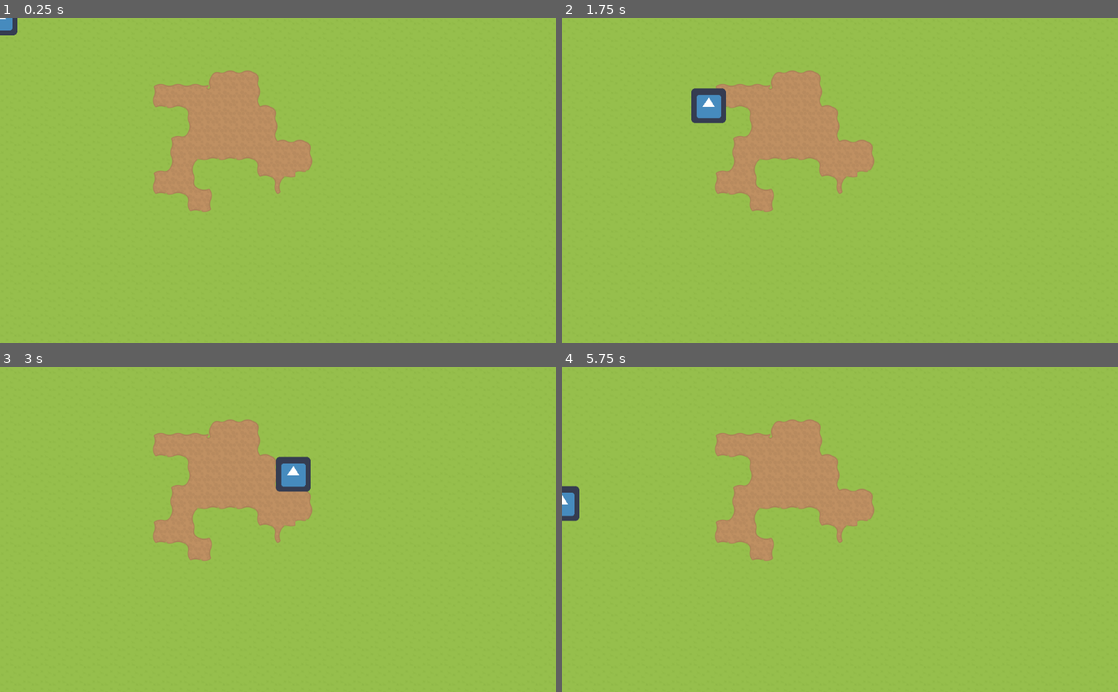
Above: before the commit, frames 1-4 (two rows, left to right).
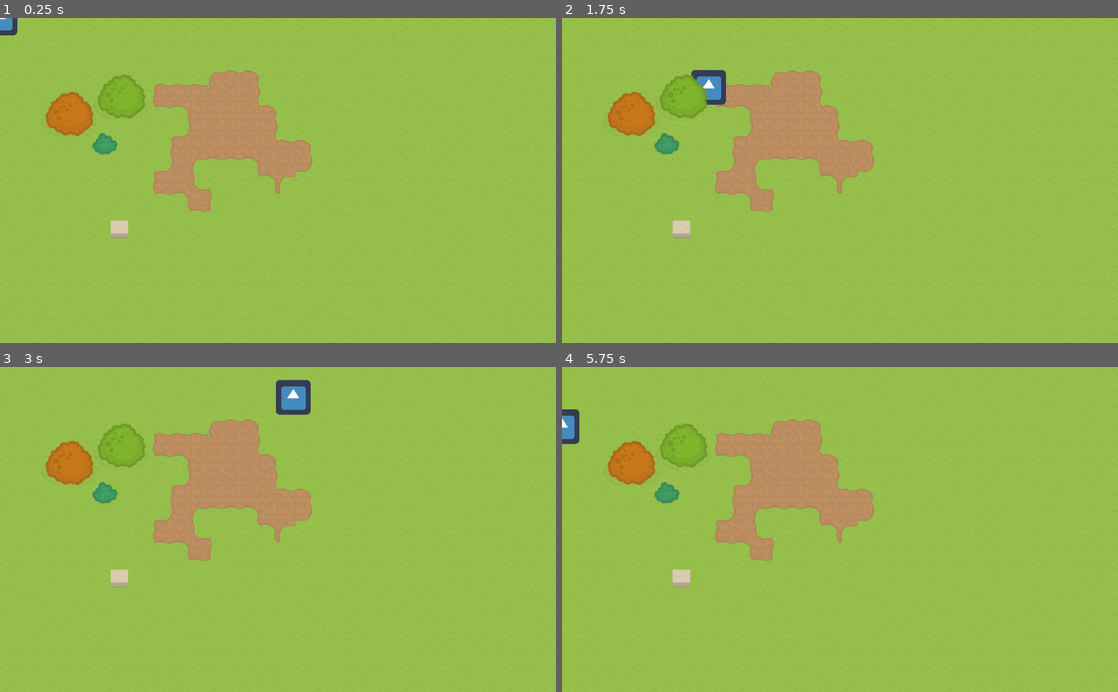
Above: after the commit, the same moments.

Repository: bagedevimo/pxljam19
Game: Godot game, scene res://Game.tscn
Two runs of this game, one before a commit and one after it. Both use one fixed random seed, a clock stepped at 60 frames per second and the inputs below. The engine's default icon, where the game draws it, is replaced by a stand-in: a white triangle on a blue panel in a dark square.
Inputs:
- Up to frame 1 (0.25 s): no input
- Up to frame 2 (1.75 s): tap Enter at 0.5 s; hold Right (ui_right) 0.53-1.28 s; tap Space (ui_select) at 0.6, 0.77, 1.07, 1.35, 1.52 s; hold Down (ui_down) from 1.28 s (still down)
- Up to frame 3 (3 s): tap Space (ui_select) at 1.82, 2.1, 2.85 s; release Down (ui_down) at 2.03 s; hold Right (ui_right) 2.03-2.78 s; hold Up (ui_up) from 2.78 s (still down)
- Up to frame 4 (5.75 s): tap Space (ui_select) at 3.02, 3.32, 3.6, 3.77, 4.07, 4.35, 4.52, 4.82, 5.1 s; release Up (ui_up) at 3.53 s; hold Left (ui_left) 3.53-5.03 s; hold Down (ui_down) from 5.03 s (still down)

The runs differ from the first frame. In frame 1, 2.1% of the frame differs, in the area x 8-27%, y 17-68%; in frame 2, 2.8%; in frame 3, 3.4%, in the area x 8-56%, y 3-68%; in frame 4, 2.8%.

Commit message:
Add an interactable

Diff:
--- /dev/null
+++ b/Barrell.gd
@@ -0,0 +1,16 @@
+extends Node2D
+
+# Declare member variables here. Examples:
+# var a = 2
+# var b = "text"
+
+# Called when the node enters the scene tree for the first time.
+func _ready():
+	pass # Replace with function body.
+
+# Called every frame. 'delta' is the elapsed time since the previous frame.
+#func _process(delta):
+#	pass
+
+func interact():
+	print("Hello, I am a barrell!")
--- /dev/null
+++ b/Barrell.tscn
@@ -0,0 +1,22 @@
+[gd_scene load_steps=5 format=2]
+
+[ext_resource path="res://Barrell.gd" type="Script" id=1]
+[ext_resource path="res://Interactable.tscn" type="PackedScene" id=2]
+[ext_resource path="res://tileset.tres" type="TileSet" id=3]
+
+[sub_resource type="CircleShape2D" id=1]
+radius = 94.138
+
+[node name="Barrell" type="Node2D"]
+script = ExtResource( 1 )
+
+[node name="Interactable" parent="." instance=ExtResource( 2 )]
+
+[node name="CollisionShape2D" type="CollisionShape2D" parent="Interactable"]
+shape = SubResource( 1 )
+
+[node name="TileMap" type="TileMap" parent="."]
+tile_set = ExtResource( 3 )
+cell_size = Vector2( 32, 32 )
+format = 1
+tile_data = PoolIntArray( 0, 4, 0 )
--- a/Game.tscn
+++ b/Game.tscn
@@ -1,7 +1,8 @@
-[gd_scene load_steps=3 format=2]
+[gd_scene load_steps=4 format=2]
 
 [ext_resource path="res://tileset.tres" type="TileSet" id=1]
 [ext_resource path="res://Player.tscn" type="PackedScene" id=2]
+[ext_resource path="res://Barrell.tscn" type="PackedScene" id=3]
 
 [node name="Game" type="Node2D"]
 
@@ -22,5 +23,10 @@
 format = 1
 tile_data = PoolIntArray( 131077, 2, 0, 196610, 2, 2, 262148, 2, 5 )
 
-[node name="Player" parent="Obstacles" instance=ExtResource( 2 )]
+[node name="Player" parent="Obstacles" groups=[
+"player",
+] instance=ExtResource( 2 )]
 z_index = -5
+
+[node name="Barrell" parent="." instance=ExtResource( 3 )]
+position = Vector2( 204.363, 374.417 )
--- /dev/null
+++ b/Interactable.gd
@@ -0,0 +1,23 @@
+extends Node2D
+
+# Declare member variables here. Examples:
+# var a = 2
+# var b = "text"
+
+# Called when the node enters the scene tree for the first time.
+func _ready():
+	pass # Replace with function body.
+
+# Called every frame. 'delta' is the elapsed time since the previous frame.
+#func _process(delta):
+#	pass
+
+
+func _on_Area2D_body_entered(body):
+	if body.is_in_group("player"):
+		body.set_focus(get_parent())
+
+
+func _on_Area2D_body_exited(body):
+	if body.is_in_group("player"):
+		body.clear_focus_where(get_parent())
--- /dev/null
+++ b/Interactable.tscn
@@ -0,0 +1,9 @@
+[gd_scene load_steps=2 format=2]
+
+[ext_resource path="res://Interactable.gd" type="Script" id=1]
+
+[node name="Area2D" type="Area2D"]
+collision_layer = 524288
+script = ExtResource( 1 )
+[connection signal="body_entered" from="." to="." method="_on_Area2D_body_entered"]
+[connection signal="body_exited" from="." to="." method="_on_Area2D_body_exited"]
--- a/Player.gd
+++ b/Player.gd
@@ -6,6 +6,12 @@
 # Member variables
 const MOTION_SPEED = 360 # Pixels/second
 
+var focus = null
+
+func _process(delta):
+	if Input.is_action_just_released("ui_select"):
+		if self.focus && self.focus.has_method("interact"):
+			self.focus.interact();
 
 func _physics_process(delta):
 	var motion = Vector2()
@@ -22,3 +28,11 @@
 	motion = motion.normalized() * MOTION_SPEED
 
 	move_and_slide(motion)
+
+
+func set_focus(target):
+	self.focus = target
+
+func clear_focus_where(target):
+	if self.focus == target:
+		self.focus = null
--- a/Player.tscn
+++ b/Player.tscn
@@ -6,7 +6,7 @@
 [sub_resource type="RectangleShape2D" id=1]
 extents = Vector2( 32, 32 )
 
-[node name="KinematicBody2D" type="KinematicBody2D"]
+[node name="Player" type="KinematicBody2D"]
 script = ExtResource( 1 )
 
 [node name="Sprite" type="Sprite" parent="."]
--- a/tileset.tres
+++ b/tileset.tres
@@ -1,10 +1,113 @@
-[gd_resource type="TileSet" load_steps=2 format=2]
+[gd_resource type="TileSet" load_steps=9 format=2]
 
-[ext_resource path="res://RPGpack_sheet_32x32.png" type="Texture" id=1]
+[ext_resource path="res://RPGpack_sheet_2X.png" type="Texture" id=1]
+[ext_resource path="res://RPGpack_sheet_32x32.png" type="Texture" id=2]
+
+[sub_resource type="ConvexPolygonShape2D" id=1]
+points = PoolVector2Array( 0, 96, 128, 96, 128, 128, 0, 128 )
+
+[sub_resource type="ConvexPolygonShape2D" id=2]
+points = PoolVector2Array( 0, 96, 128, 96, 128, 128, 0, 128 )
+
+[sub_resource type="ConvexPolygonShape2D" id=3]
+points = PoolVector2Array( 0, 96, 128, 96, 128, 128, 0, 128 )
+
+[sub_resource type="ConvexPolygonShape2D" id=4]
+points = PoolVector2Array( 0, 96, 128, 96, 128, 128, 0, 128 )
+
+[sub_resource type="ConvexPolygonShape2D" id=5]
+points = PoolVector2Array( 0, 96, 128, 96, 128, 128, 0, 128 )
+
+[sub_resource type="ConvexPolygonShape2D" id=6]
+points = PoolVector2Array( 0, 96, 128, 96, 128, 128, 0, 128 )
 
 [resource]
+0/name = "ground"
+0/texture = ExtResource( 1 )
+0/tex_offset = Vector2( 0, 0 )
+0/modulate = Color( 1, 1, 1, 1 )
+0/region = Rect2( 0, 0, 1920, 384 )
+0/tile_mode = 2
+0/autotile/icon_coordinate = Vector2( 0, 0 )
+0/autotile/tile_size = Vector2( 128, 128 )
+0/autotile/spacing = 0
+0/autotile/occluder_map = [  ]
+0/autotile/navpoly_map = [  ]
+0/autotile/z_index_map = [  ]
+0/occluder_offset = Vector2( 0, 0 )
+0/navigation_offset = Vector2( 0, 0 )
+0/shapes = [  ]
+0/z_index = 0
+1/name = "buildings"
+1/texture = ExtResource( 1 )
+1/tex_offset = Vector2( 0, 0 )
+1/modulate = Color( 1, 1, 1, 1 )
+1/region = Rect2( 0, 384, 2304, 768 )
+1/tile_mode = 2
+1/autotile/icon_coordinate = Vector2( 0, 0 )
+1/autotile/tile_size = Vector2( 128, 128 )
+1/autotile/spacing = 0
+1/autotile/occluder_map = [  ]
+1/autotile/navpoly_map = [  ]
+1/autotile/z_index_map = [  ]
+1/occluder_offset = Vector2( 0, 0 )
+1/navigation_offset = Vector2( 0, 0 )
+1/shapes = [  ]
+1/z_index = 0
+2/name = "bushes"
+2/texture = ExtResource( 1 )
+2/tex_offset = Vector2( 0, 0 )
+2/modulate = Color( 1, 1, 1, 1 )
+2/region = Rect2( 0, 1152, 768, 128 )
+2/tile_mode = 2
+2/autotile/icon_coordinate = Vector2( 0, 0 )
+2/autotile/tile_size = Vector2( 128, 128 )
+2/autotile/spacing = 0
+2/autotile/occluder_map = [  ]
+2/autotile/navpoly_map = [  ]
+2/autotile/z_index_map = [  ]
+2/occluder_offset = Vector2( 0, 0 )
+2/navigation_offset = Vector2( 0, 0 )
+2/shapes = [ {
+"autotile_coord": Vector2( 0, 0 ),
+"one_way": false,
+"one_way_margin": 1.0,
+"shape": SubResource( 1 ),
+"shape_transform": Transform2D( 1, 0, 0, 1, 0, 0 )
+}, {
+"autotile_coord": Vector2( 1, 0 ),
+"one_way": false,
+"one_way_margin": 1.0,
+"shape": SubResource( 2 ),
+"shape_transform": Transform2D( 1, 0, 0, 1, 0, 0 )
+}, {
+"autotile_coord": Vector2( 2, 0 ),
+"one_way": false,
+"one_way_margin": 1.0,
+"shape": SubResource( 3 ),
+"shape_transform": Transform2D( 1, 0, 0, 1, 0, 0 )
+}, {
+"autotile_coord": Vector2( 3, 0 ),
+"one_way": false,
+"one_way_margin": 1.0,
+"shape": SubResource( 4 ),
+"shape_transform": Transform2D( 1, 0, 0, 1, 0, 0 )
+}, {
+"autotile_coord": Vector2( 4, 0 ),
+"one_way": false,
+"one_way_margin": 1.0,
+"shape": SubResource( 5 ),
+"shape_transform": Transform2D( 1, 0, 0, 1, 0, 0 )
+}, {
+"autotile_coord": Vector2( 5, 0 ),
+"one_way": false,
+"one_way_margin": 1.0,
+"shape": SubResource( 6 ),
+"shape_transform": Transform2D( 1, 0, 0, 1, 0, 0 )
+} ]
+2/z_index = 0
 3/name = "Ground"
-3/texture = ExtResource( 1 )
+3/texture = ExtResource( 2 )
 3/tex_offset = Vector2( 0, 0 )
 3/modulate = Color( 1, 1, 1, 1 )
 3/region = Rect2( 0, 0, 480, 96 )
Not shown: 3 places in tileset.tres that only renumber resources
